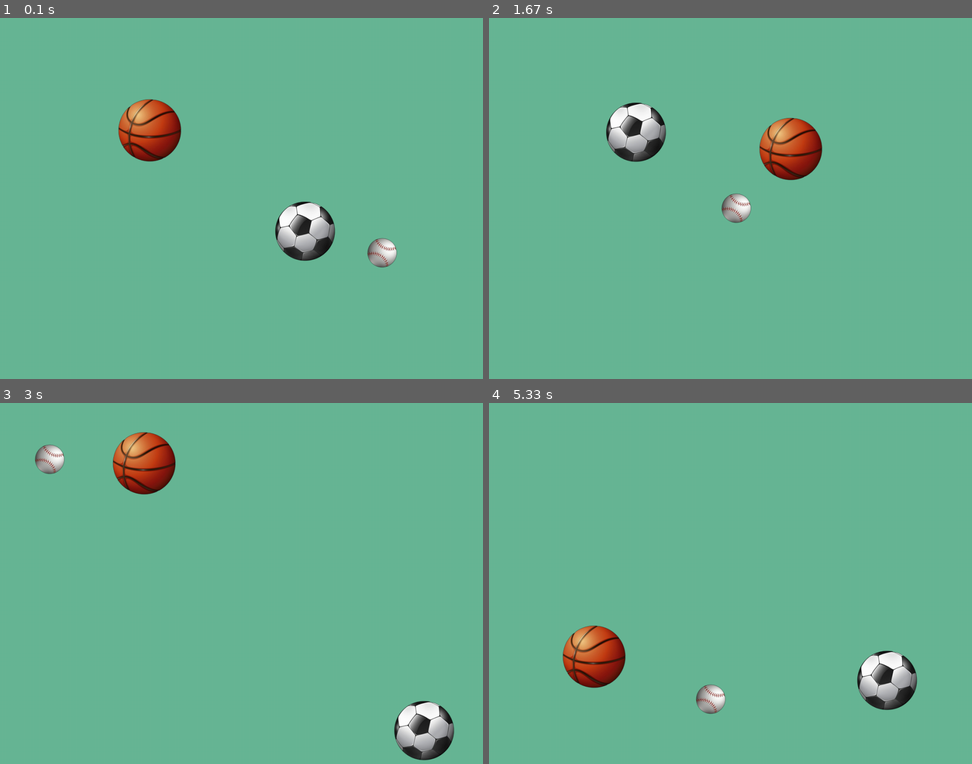
Above: before the commit, frames 1-4 (two rows, left to right).
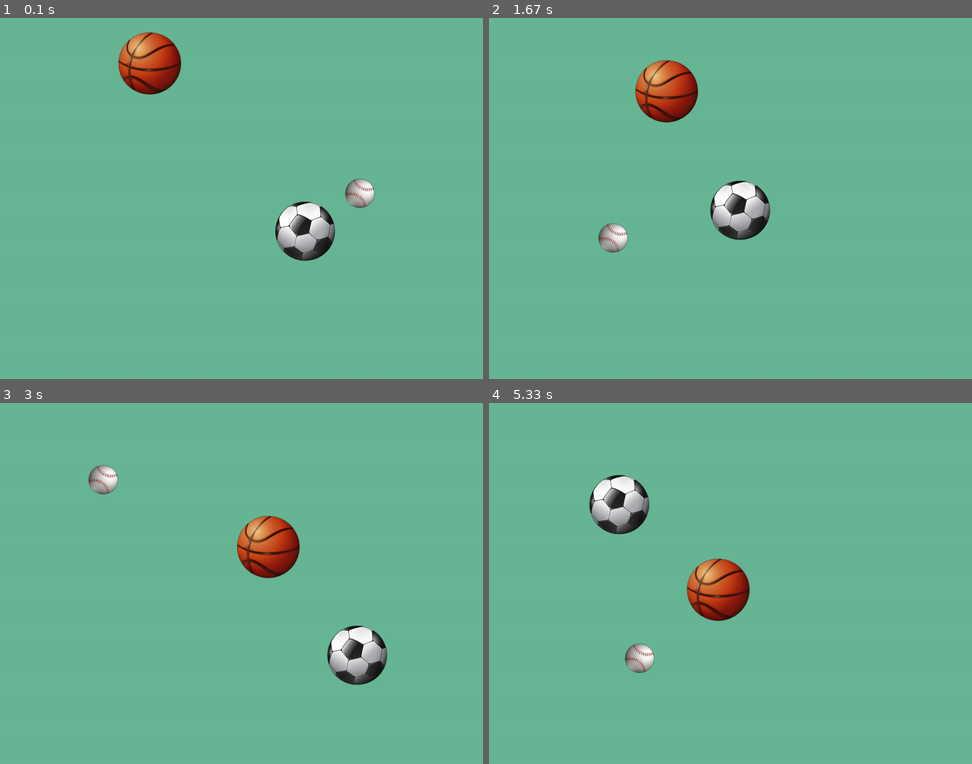
Above: after the commit, the same moments.

Repository: infProgram/inf371_spring2022-Pieces-Ho
Game: pygame game, started from pygameTutorials/classWithImage.py
The game is run twice, just before and just after one commit, with the same random seed, the same clock (stepped at 60 frames per second) and the same inputs.
Inputs:
- Up to frame 1 (0.1 s): no input
- Up to frame 2 (1.67 s): no input
- Up to frame 3 (3 s): no input
- Up to frame 4 (5.33 s): no input

The runs differ from the first frame. In frame 1, 4.3% of the frame differs, in the area x 24-83%, y 3-70%; in frame 2, 7.0%; in frame 3, 7.6%; in frame 4, 7.6%, in the area x 15-89%, y 19-87%.

Commit message:
OK. There are 3 balls moving and colliding.

Diff:
--- a/pygameTutorials/classWithImage.py
+++ b/pygameTutorials/classWithImage.py
@@ -39,8 +39,8 @@
 pygame.display.set_caption('Ball Game') #  主窗口标题（Title）
 
 ball001 = OneBall("soccer.png",4,3,520,340)
-ball002 = OneBall("basketball.png",3,4,200,100)
-ball003 = OneBall("baseball.png",5,4,700,400)
+ball002 = OneBall("basketball.png",3,-4,200,100)
+ball003 = OneBall("baseball.png",-3,4,700,400)
 isRunning = True
 while isRunning:
   for event in pygame.event.get():
@@ -57,7 +57,11 @@
 
   ball001.collide(ball002)
   ball002.collide(ball001)
-#   ball001.collide(ball002)
+
+  ball003.collide(ball001)  # Add the third ball, add collide
+  ball003.collide(ball002)
+  ball001.collide(ball003)
+  ball002.collide(ball003)
 
   time.sleep(0.005)
   pygame.display.flip()  # 刷新整个界面显示  # pygame.display.update(_) 刷新指定部分显示
